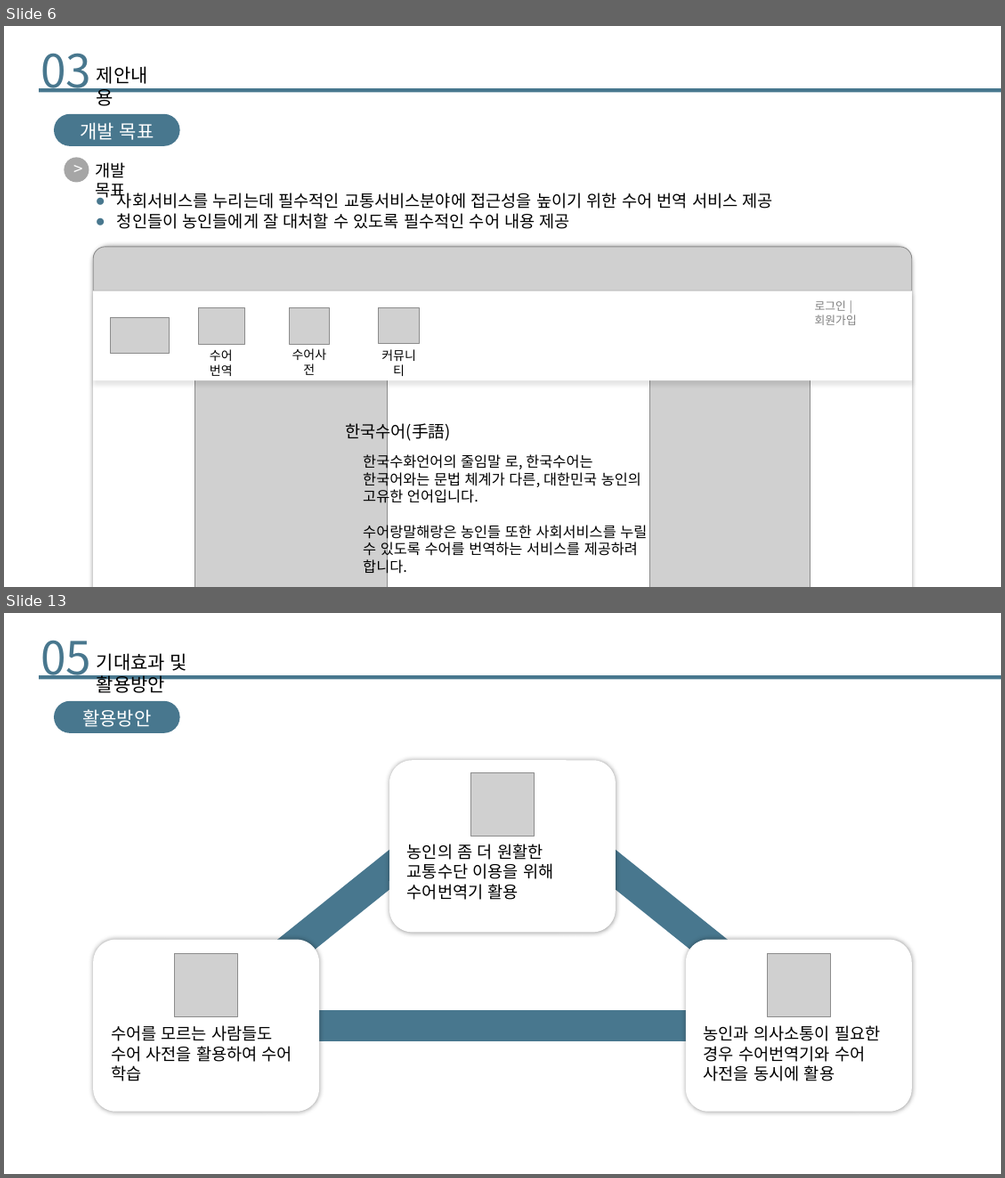
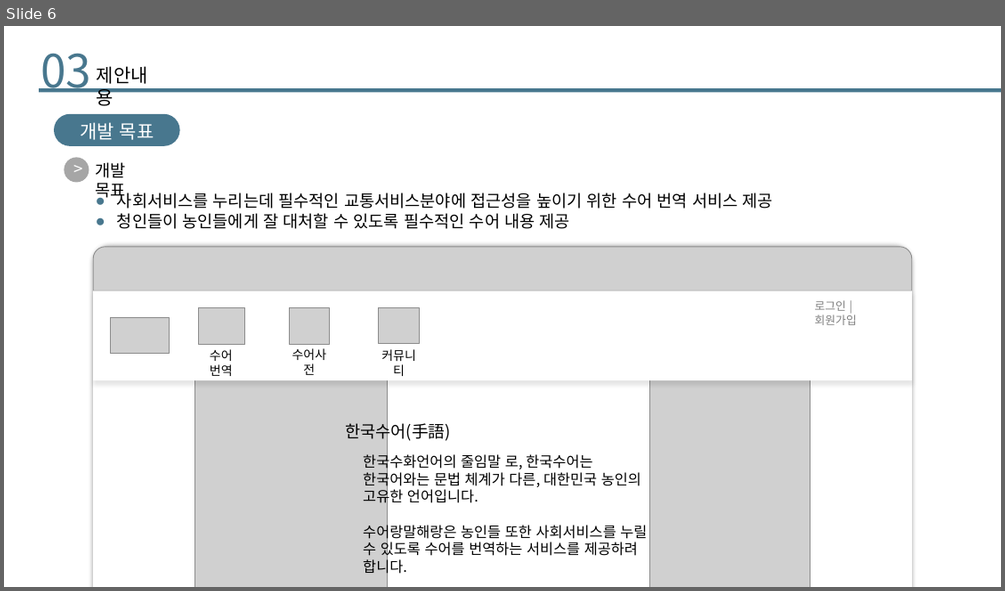
Before and after one commit to SeeUSoon93/final_project, a slide deck: Project/01. Document/실전 프로젝트 기획발표.pptx. Shown one above the other, each under a label of ours: slides 6 and 13 before the commit, slide 6 after it; the slides between them are not shown. The pictures are 1005x1178 and 1005x591 pixels, drawn with LibreOffice and Linux fonts; fonts in the diff are those of the drawing; grey boxes stand for pictures. Boxes give left, top, right and bottom in pixels: in the first picture for what was removed or moved away, otherwise in the second. Text is boxed around its words. In the diff, an @@ line names an element or a change of style, - is before the commit and + after.

```diff
--- a/Project/01. Document/실전 프로젝트 기획발표.pptx
+++ b/Project/01. Document/실전 프로젝트 기획발표.pptx
@@ slide 13 removed at (4,613,1001,1174), background #FFFFFF @@
@@ text removed at (40,640,91,680) @@
-05
@@ text removed at (97,653,165,693) @@
-기대효과 및 활용방안
@@ rectangle removed at (39,676,1001,680) @@
@@ rounded rectangle removed at (54,701,180,733) @@
-활용방안
@@ rounded rectangle removed at (390,761,615,933) @@
@@ picture removed at (470,772,534,835) @@
@@ line removed from (206, 1017) to (470, 804) @@
@@ line removed from (534, 804) to (799, 1017) @@
@@ text removed at (407,844,553,900) @@
-농인의 좀 더 원활한 교통수단 이용을 위해 수어번역기 활용
@@ rounded rectangle removed at (93,939,319,1111) @@
@@ picture removed at (175,953,238,1017) @@
@@ rounded rectangle removed at (686,939,912,1111) @@
@@ picture removed at (768,953,831,1017) @@
@@ text removed at (111,1025,292,1081) @@
-수어를 모르는 사람들도 수어 사전을 활용하여 수어 학습
@@ line removed from (319, 1025) to (686, 1025) @@
@@ text removed at (704,1025,880,1081) @@
-농인과 의사소통이 필요한 경우 수어번역기와 수어 사전을 동시에 활용
```
Also in this commit, not shown: 11 slides changed, 3 other files.
